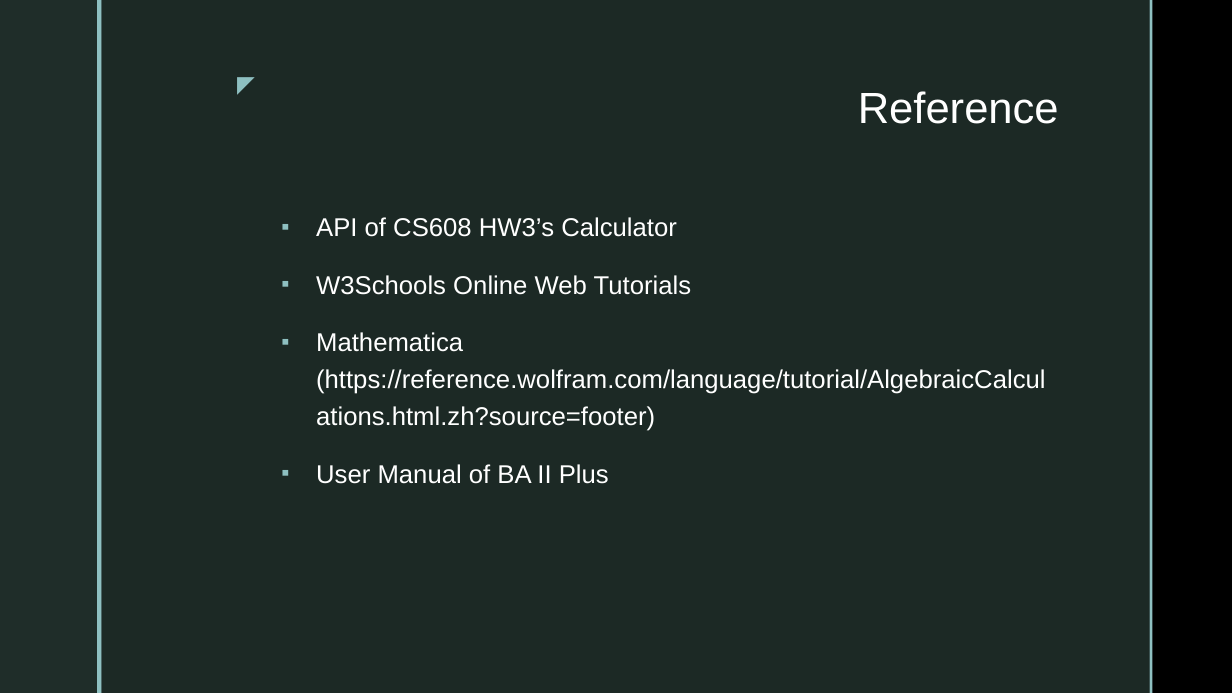
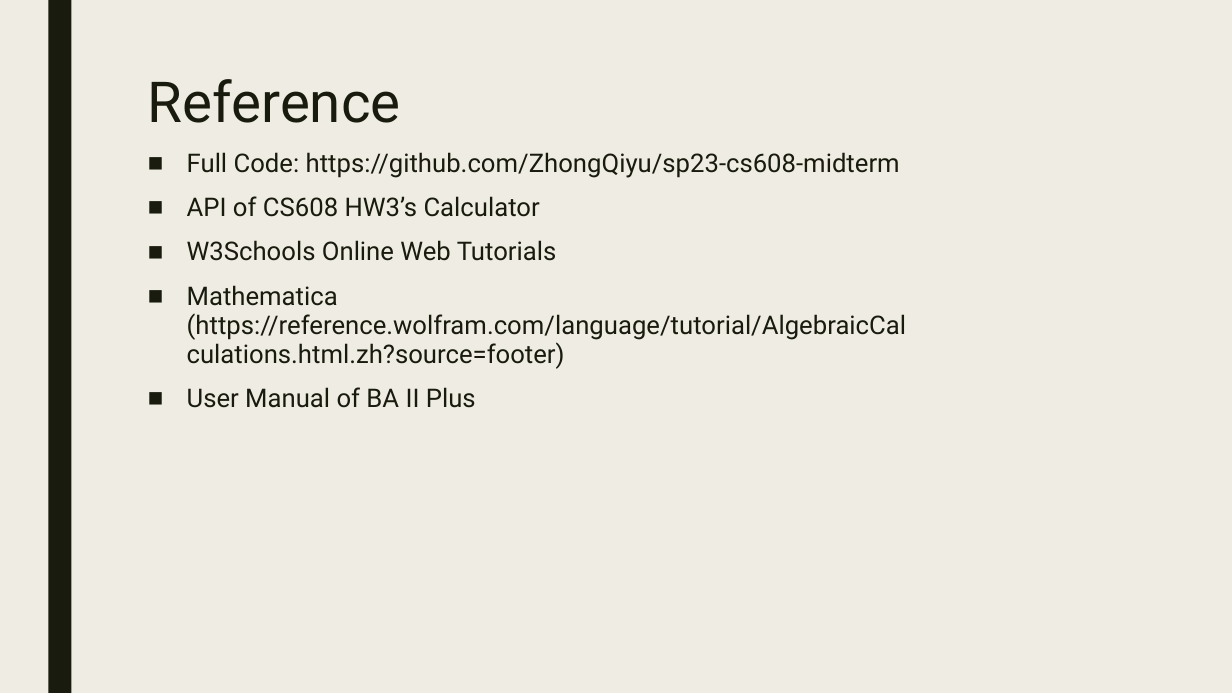
Before and after one commit to ZhongQiyu/sp23-cs608-midterm, a slide deck: slide 9 of CS608 Group 1 Midterm Presentation.pptx. Drawn at 1232x693 pixels with LibreOffice and Linux fonts; fonts in the diff are those of the drawing; background and template pictures are left out. Boxes give left, top, right and bottom in pixels: in the first picture for what was removed or moved away, otherwise in the second. Text is boxed around its words. In the diff, an @@ line names an element or a change of style, - is before the commit and + after.

```diff
--- a/CS608 Group 1 Midterm Presentation.pptx
+++ b/CS608 Group 1 Midterm Presentation.pptx
@@ background picture (left out) to #EFEDE3 @@
@@ rectangle: place and size @@
-rectangle at bbox=[0, 0, 97, 693]
+rectangle at bbox=[48, 0, 71, 693]
@@ rectangle at bbox=[48, 0, 71, 693]: fill #1F2D29 to #191B0E @@
@@ rectangle removed at bbox=[97, 0, 102, 693] @@
@@ rectangle removed at bbox=[102, 0, 1150, 693] @@
@@ rectangle removed at bbox=[1150, 0, 1153, 693] @@
@@ title "Reference": place and size @@
-title "Reference" at bbox=[858, 91, 1059, 124]
+title "Reference" at bbox=[148, 79, 401, 123]
@@ title "Reference" at bbox=[148, 79, 401, 123]: size 34 to 44 pt, font Arial to Roboto, text colour #FFFFFF to #191B0E; alignment right to left; line spacing 0.9 to 0.89 @@
@@ text removed at bbox=[222, 65, 263, 102] @@
-◤
@@ text "Full Code: https://github.com/ZhongQiyu/sp23-cs608-midterm": place and size @@
-text "Full Code: https://github.com/ZhongQiyu/sp23-cs608-midterm" at bbox=[316, 217, 1045, 484]
+text "Full Code: https://github.com/ZhongQiyu/sp23-cs608-midterm" at bbox=[187, 152, 906, 408]
@@ text "Full Code: https://github.com/ZhongQiyu/sp23-cs608-midterm" at bbox=[187, 152, 906, 408]: vertical alignment middle to top @@
@@ text at bbox=[187, 152, 900, 178]: paragraph added @@
+■ Full Code: https://github.com/ZhongQiyu/sp23-cs608-midterm
@@ text at bbox=[187, 196, 906, 408]: font Arial to Roboto, text colour #FFFFFF to #191B0E in "API of CS608 HW3’s Calculator", "W3Schools Online Web Tutorials", "Mathematica (https://reference.wolfram.com/language/tutorial ...", "User Manual of BA II Plus"; bullet ▪ to ■; line spacing 1.2 to 0.94; less space between paragraphs @@
```
Also in this commit, not shown: 7 other slides changed, 1 slide added, 1 slide removed.
